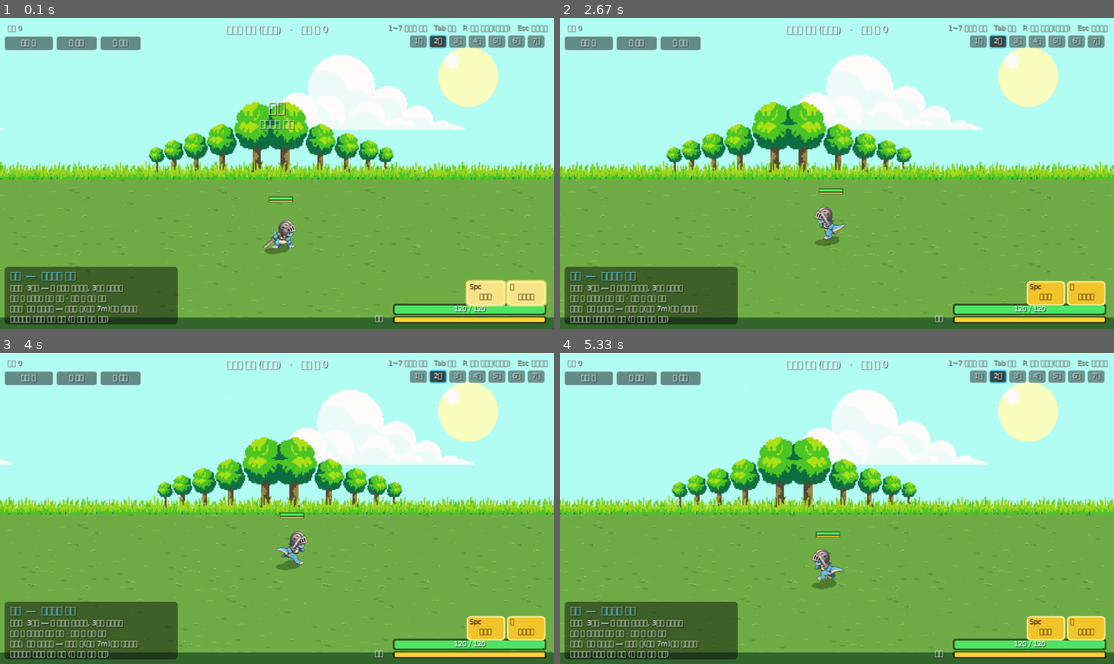
Above: before the commit, frames 1-4 (two rows, left to right).
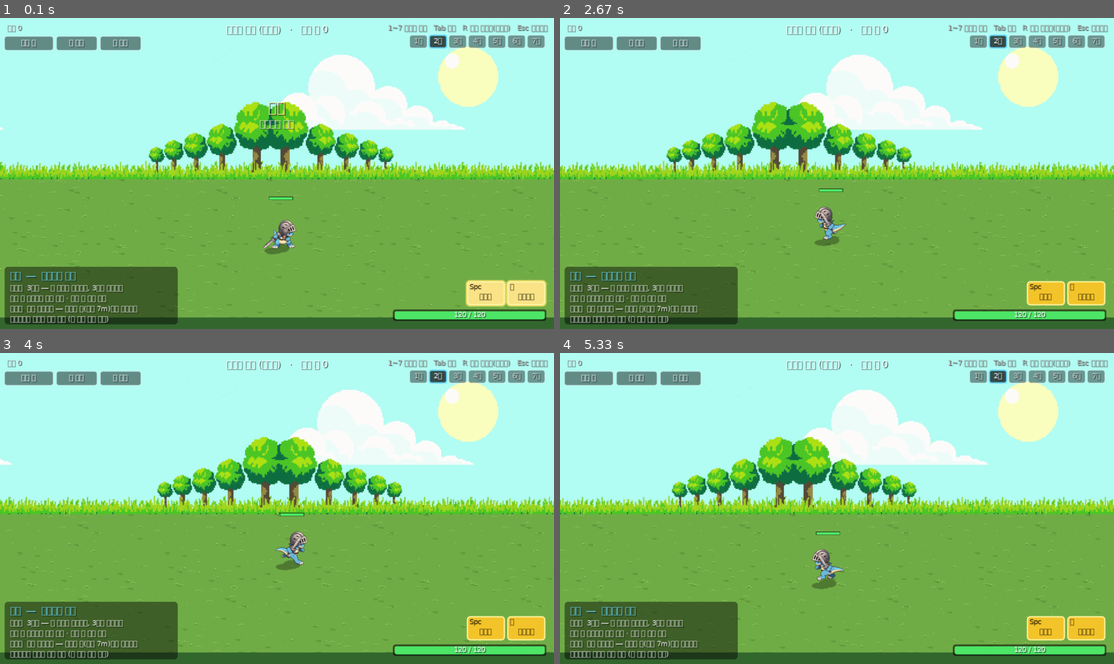
Above: after the commit, the same moments.

Repository: kaino0404-collab/quarterview-action-game
Game: LÖVE game, started from main.lua
Two runs of this game, one before a commit and one after it. Both use one fixed random seed, a clock stepped at 60 frames per second and the inputs below.
Inputs (mouse positions are in pixels of both pictures, inside the frame that each line leads up to):
- Up to frame 1 (0.1 s): no input
- Up to frame 2 (2.67 s): hold Right 0.33-0.8 s; move the mouse to (814, 185) at 0.37 s; hold Up 0.83-1.3 s; move the mouse to (842, 195) at 0.87 s; hold Right 1.33-1.8 s; move the mouse to (892, 241) at 1.37 s; hold Left 1.83-2.37 s; move the mouse to (665, 245) at 1.87 s; hold Down from 2.4 s (still down); move the mouse to (903, 201) at 2.43 s
- Up to frame 3 (4 s): release Down at 2.87 s; hold Left 2.9-3.37 s; move the mouse to (288, 402) at 2.93 s; hold Up 3.4-3.87 s; move the mouse to (77, 499) at 3.43 s; hold Right from 3.9 s (still down); move the mouse to (277, 545) at 3.93 s
- Up to frame 4 (5.33 s): release Right at 4.53 s; hold Down 4.57-5.03 s; move the mouse to (1047, 626) at 4.6 s; hold Left from 5.07 s (still down); move the mouse to (759, 443) at 5.1 s

The runs differ from the first frame. In frame 1, 1.6% of the frame differs, in the area x 48-99%, y 58-99%; in frame 2, 1.6%; in frame 3, 1.6%, in the area x 50-99%, y 52-99%; in frame 4, 1.6%.

Commit message:
기력 끔: 계속 휘두를 수 있는 원래대로
- STAM.on = false: 기력 모자라서 못 휘두르는 것, 기력 게이지 모두 끔 (코드는 남김)

Co-Authored-By: Claude Opus 5.5 <noreply@anthropic.com>

Diff:
--- a/main.lua
+++ b/main.lua
@@ -603,7 +603,8 @@
 -- 검사 기력 (2026-11-23 유저 "피 게이지 아래 기력 게이지, 칼을 휘두를 때마다 쭉쭉 닳고, 조금 쉬면 회복, 모자라면 못 휘두름"):
 --   최대 100, 가로베기 22, 회전베기 30 (한 바퀴 콤보 74 → 4~5번 휘두르면 바닥), 안 휘두르고 .6초 쉬면 초당 45 씩 회복 (빈 데서 꽉 차기 약 2.8초)
 --   내려찍기(우클릭)는 기력 안 씀 (쿨 3초)
-STAM = { max = 100, slash = 22, spin = 30, delay = .6, regen = 45 }
+STAM = { on = false, max = 100, slash = 22, spin = 30, delay = .6, regen = 45 }
+-- on = false (2026-11-24 유저 "계속 휘두를 수 있는 원래 버전으로 일단"): 기력 소모·막힘·게이지 모두 끔, true 로 하면 다시 켜짐
 -- fwdCut .7 → 1 (2026-11-23 유저 "앞으로 가면서 공격하면 더 빨라지는데", 걸음 3.5 로 느려져 더 티 남): 정면으로 걸으며 베면 파고들기 0
 -- 파고들기 힘 배율: 공격 방향으로 걸어가며 베면 걷는 힘 + 파고드는 힘이 겹쳐 너무 빨라진다 (유저: "앞으로 가면서 때리면 너무 가속")
 --   → 누르는 방향이 공격 방향과 같을수록 줄인다: 정면으로 걸으면 x(1 - fwdCut) = x.3, 옆이면 x1, 뒤로 걸으면 x1, 서 있으면 x1
@@ -949,7 +950,7 @@
       if mouseDown(1) and not p.sw and not p.blocking and p.atkCd <= 0 and canAct(p) then
         local nextCombo = (p.comboT > 0) and (p.combo % 3 + 1) or 1
         local cost = (nextCombo == 3) and STAM.spin or STAM.slash
-        if p.stam < cost then canSwing = false; p.stamFail = .35 end   -- 기력이 모자라면 못 휘두름 (게이지가 빨갛게 깜빡)
+        if STAM.on and p.stam < cost then canSwing = false; p.stamFail = .35 end   -- 기력이 모자라면 못 휘두름 (게이지가 빨갛게 깜빡)
       end
       if canSwing and mouseDown(1) and not p.sw and not p.blocking and p.atkCd <= 0 and canAct(p) then
         p.combo = (p.comboT > 0) and (p.combo % 3 + 1) or 1
@@ -3187,7 +3188,7 @@
     lg.setColor(0, 0, 0, .6); lg.rectangle("fill", gx - 21, gy - 1, 42, 6)
     lg.setColor(.3, .95, .4); lg.rectangle("fill", gx - 20, gy, 40 * p.hp / p.maxhp, 4)
     -- 기력 (검사): 체력 바로 아래 노란 줄, 모자라서 못 휘두르면 빨갛게 깜빡
-    if p.style.id == "blade" then
+    if p.style.id == "blade" and STAM.on then
       local fail = (p.stamFail or 0) > 0 and floor(realTime * 16) % 2 == 0
       lg.setColor(0, 0, 0, .6); lg.rectangle("fill", gx - 21, gy + 5, 42, 4)
       lg.setColor(fail and { 1, .25, .2 } or { 1, .82, .2 }); lg.rectangle("fill", gx - 20, gy + 6, 40 * max(0, p.stam) / STAM.max, 2)
@@ -3285,11 +3286,11 @@
   -- 체력 / 쿨타임
   local bw = 260
   local bx = W - bw - 16
-  local hy = (st.id == "blade") and H - 44 or H - 34       -- 검사는 아래에 기력 게이지가 있어서 체력을 조금 위로
+  local hy = (st.id == "blade" and STAM.on) and H - 44 or H - 34       -- 검사는 아래에 기력 게이지가 있어서 체력을 조금 위로
   lg.setColor(0, 0, 0, .55); lg.rectangle("fill", bx - 3, hy, bw + 6, 20, 4)
   lg.setColor(.3, .9, .4); lg.rectangle("fill", bx, hy + 3, bw * p.hp / p.maxhp, 14, 3)
   lg.setColor(1, 1, 1); txt(floor(p.hp) .. " / " .. p.maxhp, bx, hy + 2, fontS, "center", bw)
-  if st.id == "blade" then
+  if st.id == "blade" and STAM.on then
     -- 기력 게이지 (체력 아래, 노랑): 휘두를 때마다 닳고 쉬면 참, 모자라서 못 휘두르면 빨갛게 깜빡
     local fail = (p.stamFail or 0) > 0 and floor(realTime * 16) % 2 == 0
     lg.setColor(0, 0, 0, .55); lg.rectangle("fill", bx - 3, H - 22, bw + 6, 12, 3)
Not shown, changed: 작업기록.md
